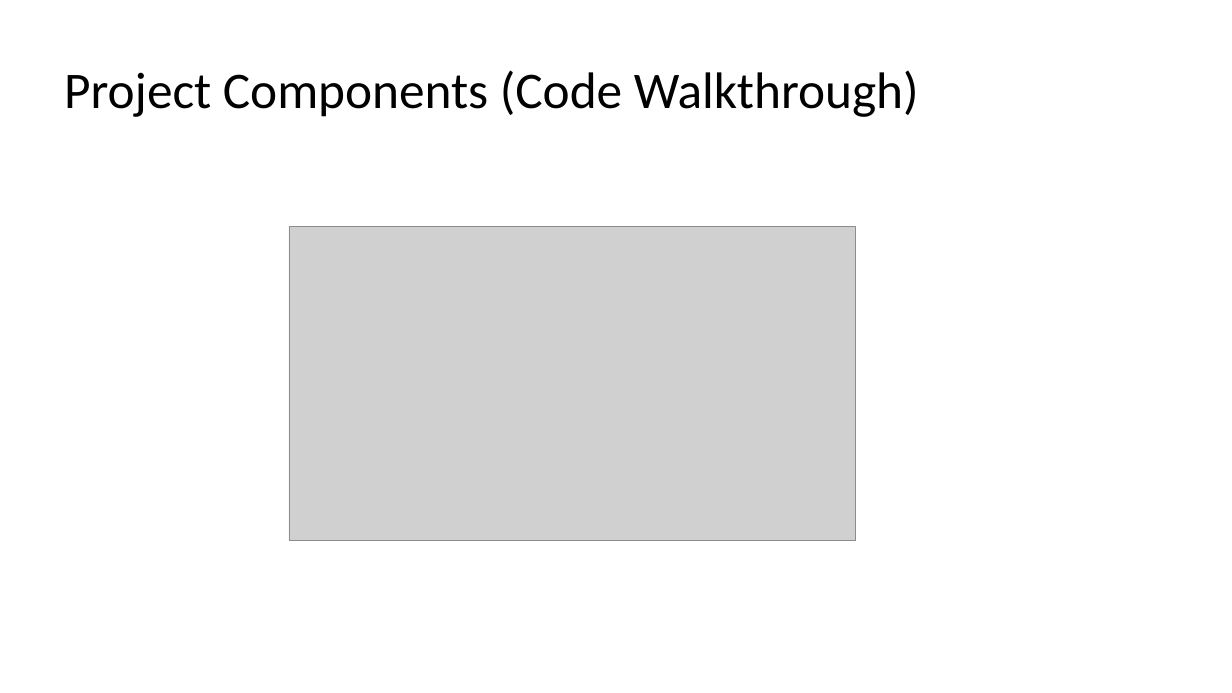
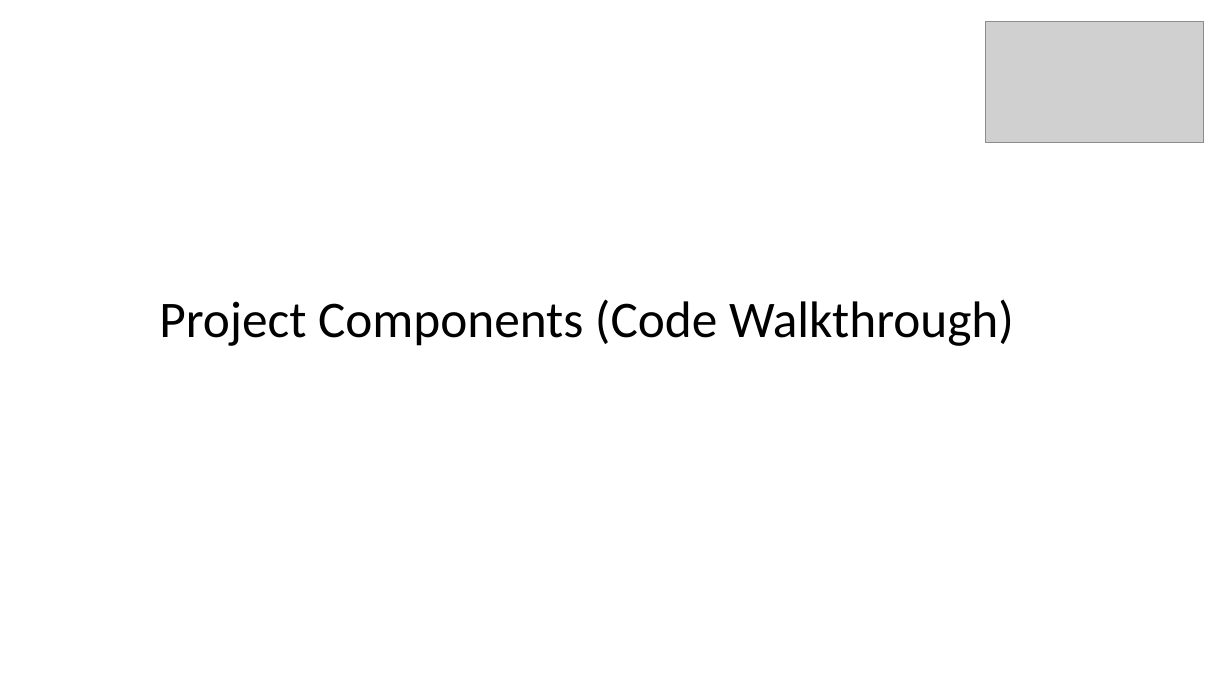
Before and after one commit to vishalbajad/HealthFit, a slide deck: slide 20 of 4 HealthFit Demo.pptx. Drawn at 1232x693 pixels with LibreOffice and Linux fonts; fonts in the diff are those of the drawing; grey boxes stand for pictures; background and template pictures are left out. Boxes give left, top, right and bottom in pixels: in the first picture for what was removed or moved away, otherwise in the second. Text is boxed around its words. In the diff, an @@ line names an element or a change of style, - is before the commit and + after.

```diff
--- a/4 HealthFit Demo.pptx
+++ b/4 HealthFit Demo.pptx
@@ picture: place and size @@
-picture at box(289, 226, 856, 541)
+picture at box(986, 21, 1204, 142)
@@ text "Project Components (Code Walkthrough)": place and size @@
-text "Project Components (Code Walkthrough)" at box(64, 70, 919, 117)
+text "Project Components (Code Walkthrough)" at box(159, 299, 1014, 346)
```
Also in this commit, not shown: 6 other slides changed, 4 other files.
